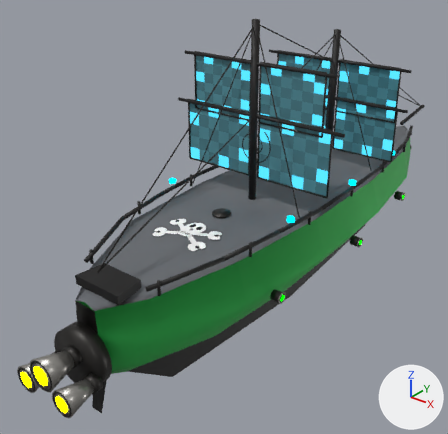
What one commit did to the glTF model ThoriumGap_JS/models/Ship_Pirate_1.glb.
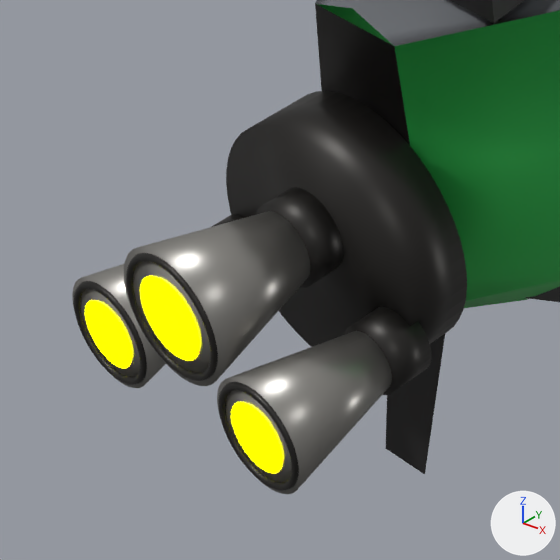
The first picture shows the older version from a camera (50 mm lens) standing at (3.35, -5.4, 3.13) and looking at (-0.48, -0.62, 0.17). The close-ups show the older and then the newer version on the part from 0% to 30% of the width and 69% to 100% of the height of that picture. Only the edits that show in the close-ups are written down. Every picture has the same lights, and +X, +Y and +Z are marked at lower right. Where no turn or scale is listed for an object, it has been applied to the vertices.

Script lines for the objects in view, before the commit:
```python
ob_engineemitter = bpy.data.objects.new('EngineEmitter', me_engineemitter)
ob_engineemitter.location = (0.0, 0.0, 0.0)
ob_enginelip_starboardlower_darkrim = bpy.data.objects.new('EngineLip_StarboardLower_DarkRim', me_enginelip_starboardlower_darkrim_mesh)
ob_enginelip_starboardlower_darkrim.location = (0.217, -3.393, -0.101)
ob_enginethroat_starboardlower_blacksocket = bpy.data.objects.new('EngineThroat_StarboardLower_BlackSocket', me_enginethroat_starboardlower_blacksocket_mesh)
ob_enginethroat_starboardlower_blacksocket.location = (0.217, -3.1, -0.101)
# also in view: 'Hull_MetalSailingShipBody' at (0.0, 0.0, -0.06); 'EngineLip_CenterUpper_DarkRim' at (0.0, -3.39, 0.05); 'EngineThroat_CenterUpper_BlackSocket' at (0.0, -3.1, 0.05); 'Rudder_SternSpaceRudder' at (0.0, -2.89, -0.44); 'EngineBell_CenterUpper_IronRocketNozzle' at (0.0, -3.26, 0.05)
```
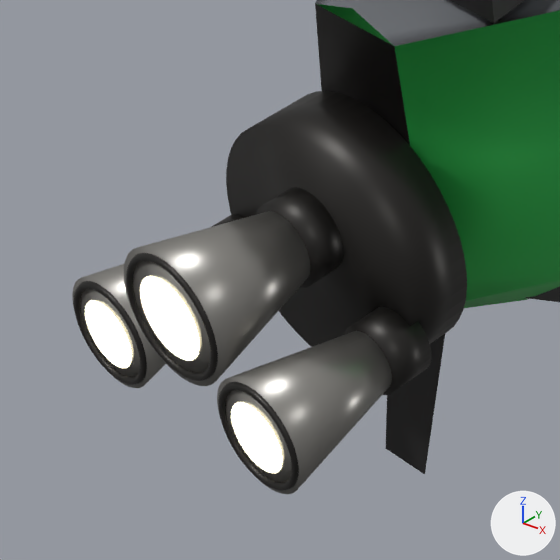
Diff of the bpy script that builds the scene:
```diff
--- a/ThoriumGap_JS/models/Ship_Pirate_1.glb.py
+++ b/ThoriumGap_JS/models/Ship_Pirate_1.glb.py
@@ mat_engineglow @@
 mat_engineglow.roughness = 1.0
-mat_engineglow.emission_color = (1.0, 1.0, 0.0)  # yellow #ffff00
+mat_engineglow.emission_color = (0.62, 0.57, 0.4)  # beige #cec7aa
 mat_engineglow.emission_strength = 5.0
```

Pixel boxes (x1, y1, x2, y2) of what changed, in the close-ups (560 x 560 px):
'EngineEmitter', recoloured (yellow to beige)
    both: (85, 276, 283, 473)
